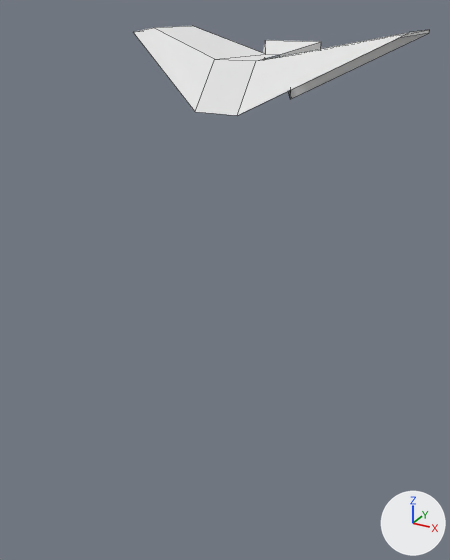
A saved change to the OBJ model app/src/main/assets/inimigod.obj.
One viewpoint serves both versions: a camera (50 mm lens) standing at (0.634, -1.138, 0.195) and looking at (-0.048, 0.102, -0.425). Arrows for +X, +Y and +Z are at lower right; the lights stay in place. Mesh edges are drawn as thin lines. Where no turn or scale is listed for an object, it has been applied to the vertices.

In view in the first picture: 'Cubo'.
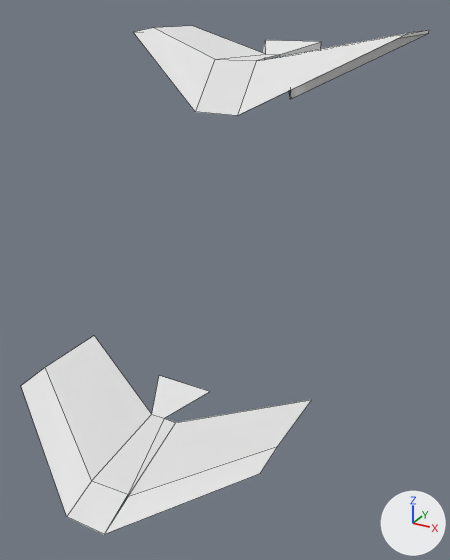
The newer file is also rescaled (x0.259) as a whole; pictures and numbers use the older file's frame.

Diff of the bpy script that builds the scene:
```diff
--- a/app/src/main/assets/inimigod.obj.py
+++ b/app/src/main/assets/inimigod.obj.py
@@ me_cubo_001 @@
+me_cubo_001.from_pydata([(-0.284, -0.187, -0.932), (-0.246, 0.036, -0.852), (-0.604, 0.228, -0.787), (-0.604, 0.005, -0.787), (-0.205, 0.036, -0.852), (-0.137, 0.174, -0.822), (-0.167, -0.187, -0.925), (-0.167, -0.187, -0.932), (-0.167, 0.036, -0.852), (-0.167, -0.286, -0.97), (-0.284, -0.286, -0.97), (0.153, -0.095, -0.797), (0.153, 0.005, -0.787), (0.153, 0.228, -0.787), (-0.604, -0.095, -0.797), (-0.314, 0.174, -0.822)], [], [(0, 1, 2, 3), (4, 6, 7, 8), (9, 6, 0, 10), (4, 1, 0, 6), (7, 9, 11, 12), (8, 7, 12, 13), (10, 0, 3, 14), (1, 4, 5, 15)])
+me_cubo_001.materials.append(mat_materiais)  # white #e7e7e7
@@ ob_cubo_001 @@
+ob_cubo_001 = bpy.data.objects.new('Cubo.001', me_cubo_001)
+ob_cubo_001.location = (0.0, 0.0, 0.0)
```

Changed parts and their boxes [x1, y1, x2, y2] in the pictures (450 x 560 px):
'Cubo.001', added
    after: [21, 336, 311, 534]
